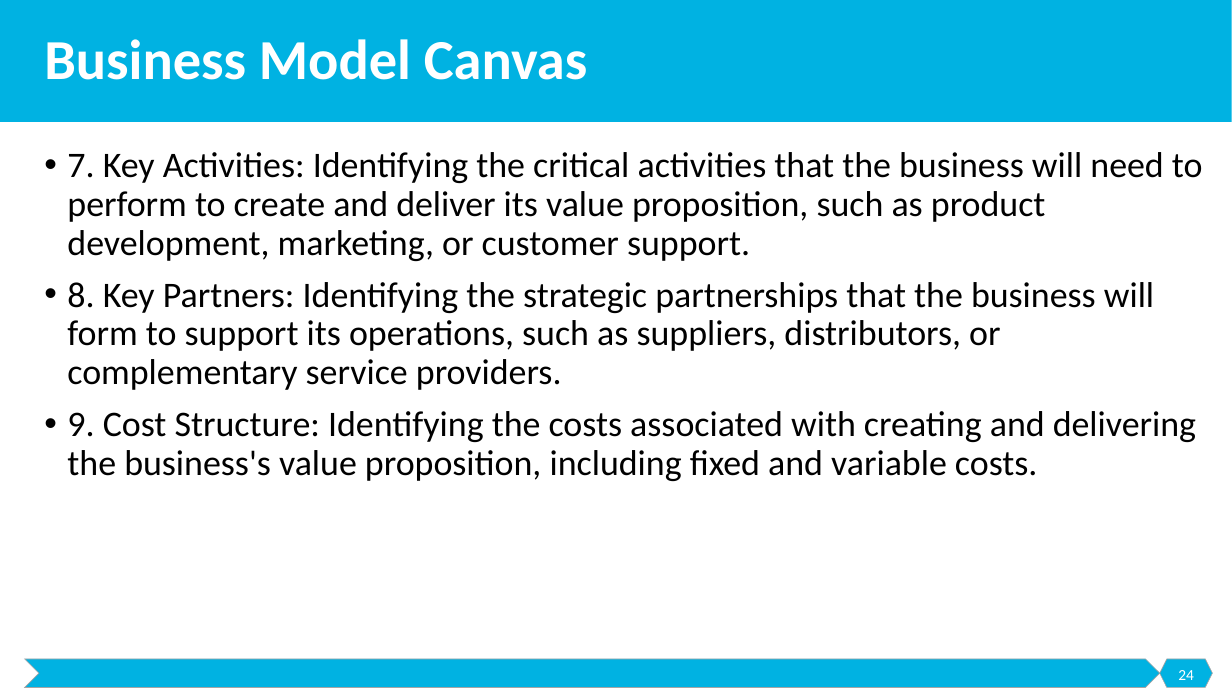
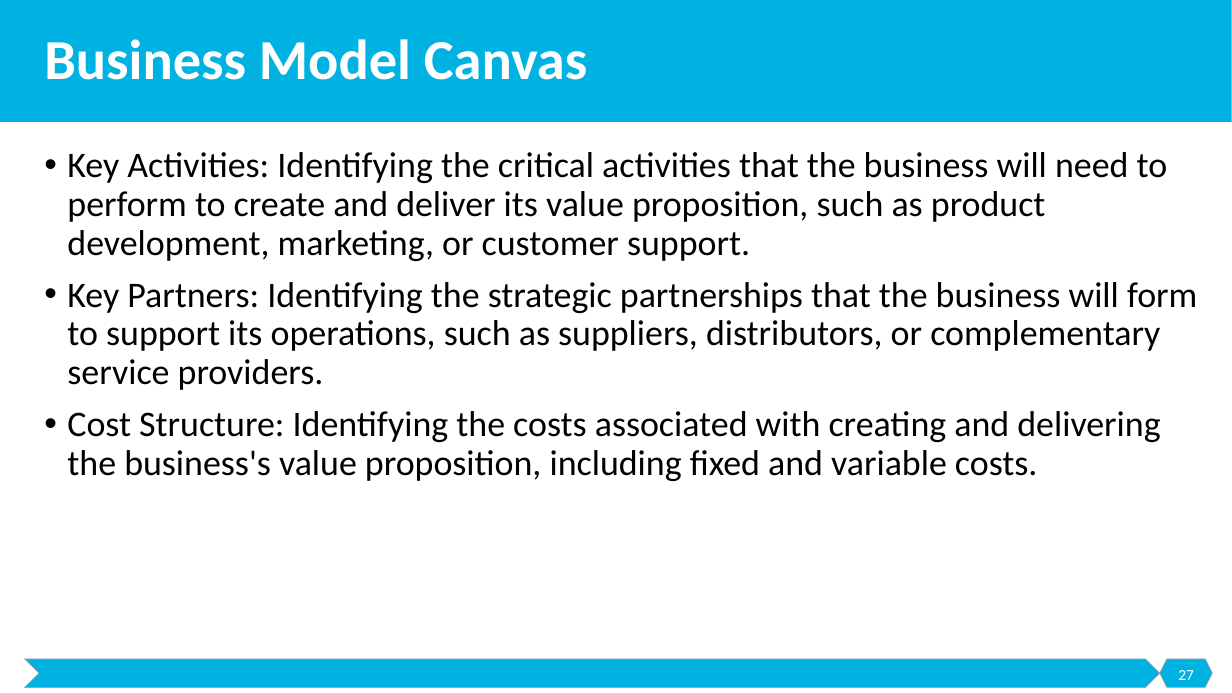
Before and after one commit to malenezi/malenezi, a slide deck: slide 27 of SE495/Lectures/2-Models/Models.pptx (slide 24 before the commit). Drawn at 1232x693 pixels with LibreOffice and Linux fonts; fonts in the diff are those of the drawing. Boxes give left, top, right and bottom in pixels: in the first picture for what was removed or moved away, otherwise in the second. Text is boxed around its words. In the diff, an @@ line names an element or a change of style, - is before the commit and + after.

Commit message:
2024

```diff
--- a/SE495/Lectures/2-Models/Models.pptx
+++ b/SE495/Lectures/2-Models/Models.pptx
@@ text at bbox=[67, 152, 1197, 481]: text changed @@
-• 7. Key Activities: Identifying the critical activities that the business will need to perform to create and deliver its value proposition, such as product development, marketing, or customer support.
-• 8. Key Partners: Identifying the strategic partnerships that the business will form to support its operations, such as suppliers, distributors, or complementary service providers.
-• 9. Cost Structure: Identifying the costs associated with creating and delivering the business's value proposition, including fixed and variable costs.
+• Key Activities: Identifying the critical activities that the business will need to perform to create and deliver its value proposition, such as product development, marketing, or customer support.
+• Key Partners: Identifying the strategic partnerships that the business will form to support its operations, such as suppliers, distributors, or complementary service providers.
+• Cost Structure: Identifying the costs associated with creating and delivering the business's value proposition, including fixed and variable costs.
@@ page number at bbox=[1178, 670, 1194, 680]: text changed @@
-24
+27
```
Also in this commit, not shown: 2 other slides changed, 3 slides added.
